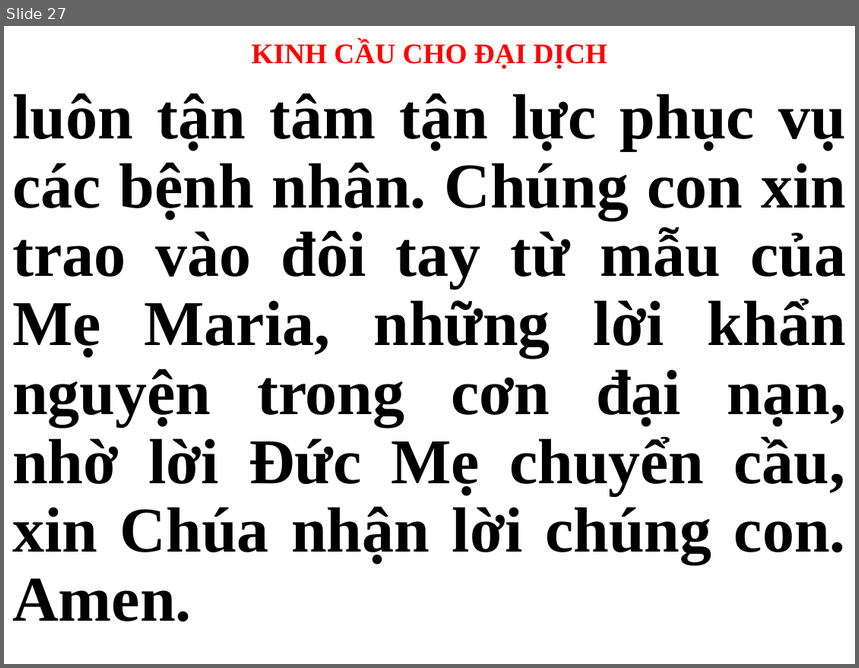
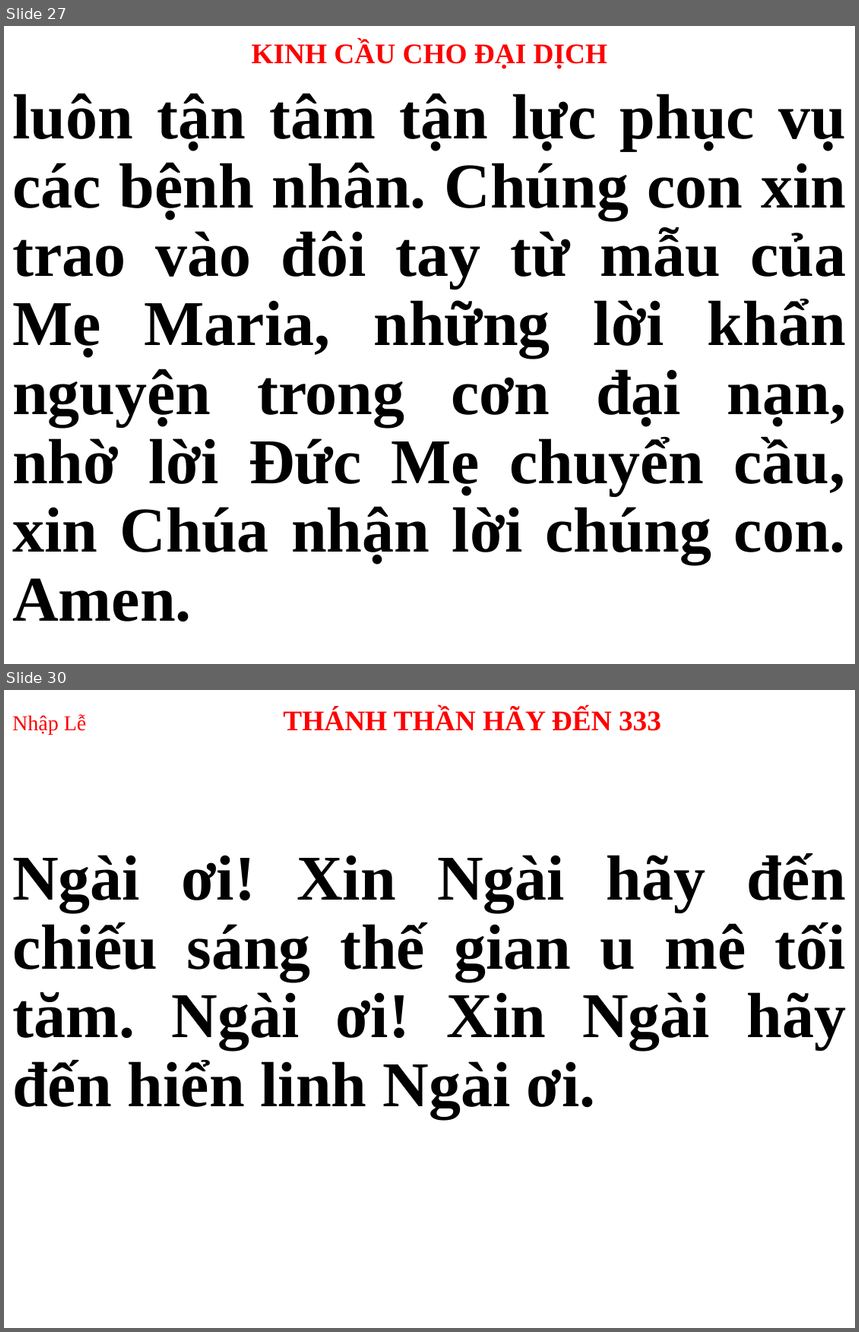
Before and after one commit to peteranh99/usb-songs, a slide deck: CN.pptx. Shown one above the other, each under a label of ours: slide 27 before the commit, slides 27 and 30 after it; the slides between them are not shown. The pictures are 859x668 and 859x1332 pixels, drawn with LibreOffice and Linux fonts; fonts in the diff are those of the drawing. Boxes give left, top, right and bottom in pixels: in the first picture for what was removed or moved away, otherwise in the second. Text is boxed around its words. In the diff, an @@ line names an element or a change of style, - is before the commit and + after.

```diff
--- a/CN.pptx
+++ b/CN.pptx
@@ slide 30 added at bbox=[4, 690, 855, 1328], background #FFFFFF @@
@@ title added at bbox=[12, 708, 661, 734], 24 pt, text #FF0000, bold @@
+Nhập Lễ THÁNH THẦN HÃY ĐẾN 333
@@ subtitle added at bbox=[12, 853, 846, 1119], 54 pt, text #000000, bold @@
+Ngài ơi! Xin Ngài hãy đến chiếu sáng thế gian u mê tối tăm. Ngài ơi! Xin Ngài hãy đến hiển linh Ngài ơi.
```
Also in this commit, not shown: 28 other slides changed, 52 other slides added, 39 slides removed, 2 other files.
